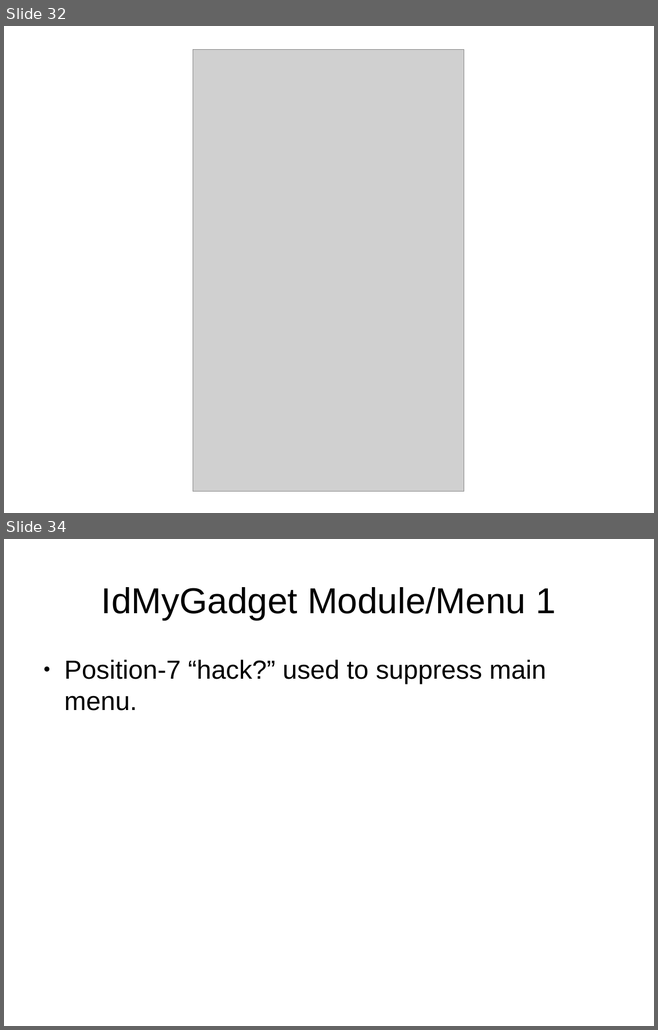
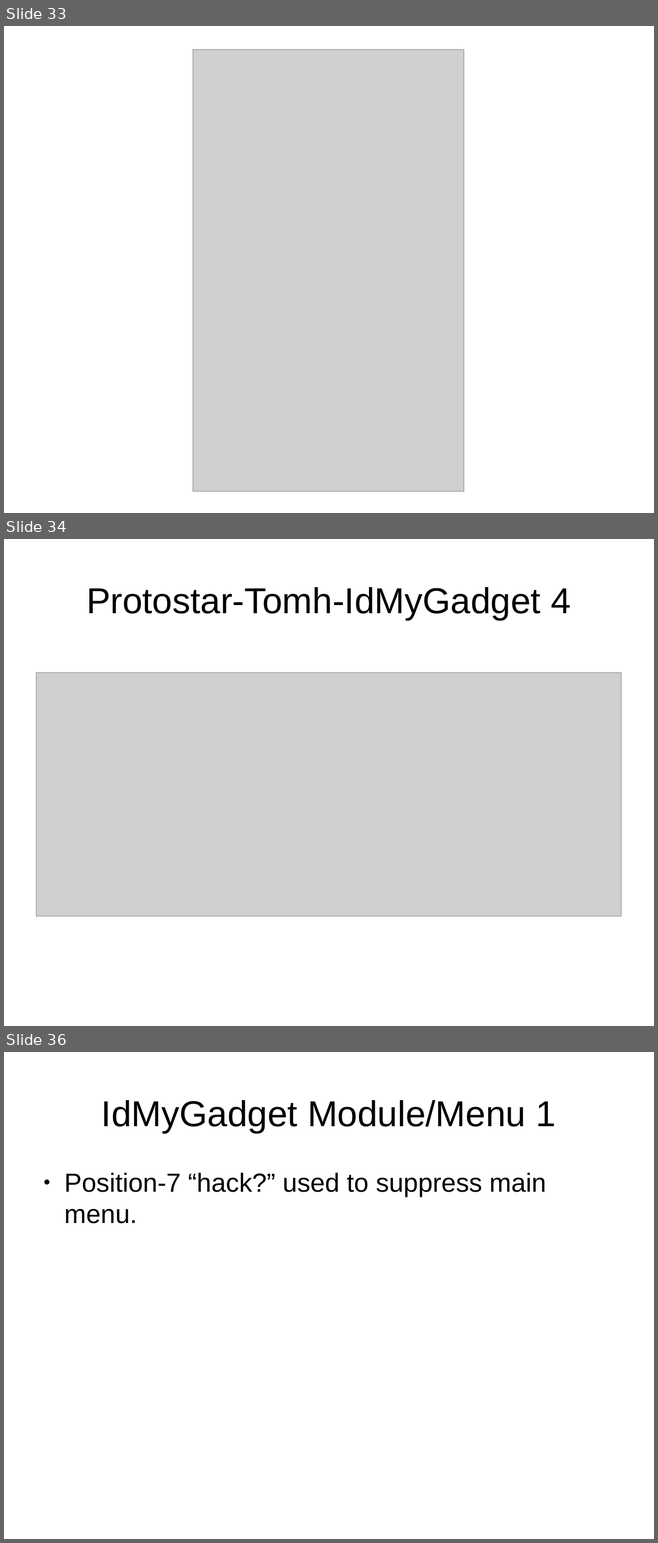
Before and after one commit to tomwhartung/jmws_accoutrements, a slide deck: presentations/2015_09-Joomla/Device_Detection-In_Protostar_and_Beez3.odp. Shown one above the other, each under a label of ours: slides 32 and 34 before the commit, slides 33, 34 and 36 after it; the slides between them are not shown. The pictures are 658x1030 and 658x1543 pixels, drawn with LibreOffice and Linux fonts; fonts in the diff are those of the drawing; grey boxes stand for pictures. Boxes give left, top, right and bottom in pixels: in the first picture for what was removed or moved away, otherwise in the second. Text is boxed around its words. In the diff, an @@ line names an element or a change of style, - is before the commit and + after.

```diff
--- a/presentations/2015_09-Joomla/Device_Detection-In_Protostar_and_Beez3.odp
+++ b/presentations/2015_09-Joomla/Device_Detection-In_Protostar_and_Beez3.odp
@@ slide 34 added at [4, 539, 654, 1026], background #FFFFFF @@
@@ title added at [86, 587, 571, 620], 44 pt, text #000000 @@
+Protostar-Tomh-IdMyGadget 4
@@ picture added at [36, 672, 621, 915] @@
@@ what was slide 32 is now slide 33 @@
@@ what was slide 34 is now slide 36 @@
```
Also in this commit, not shown: 1 slide changed, 3 other slides added, 2 slides removed, 2 other files.
